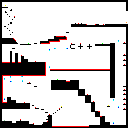
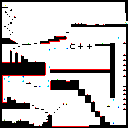
Comparing the layer stacks of the two 128 x 128 images. Changes:
painted on "图层 1" over [4, 2, 128, 126]
